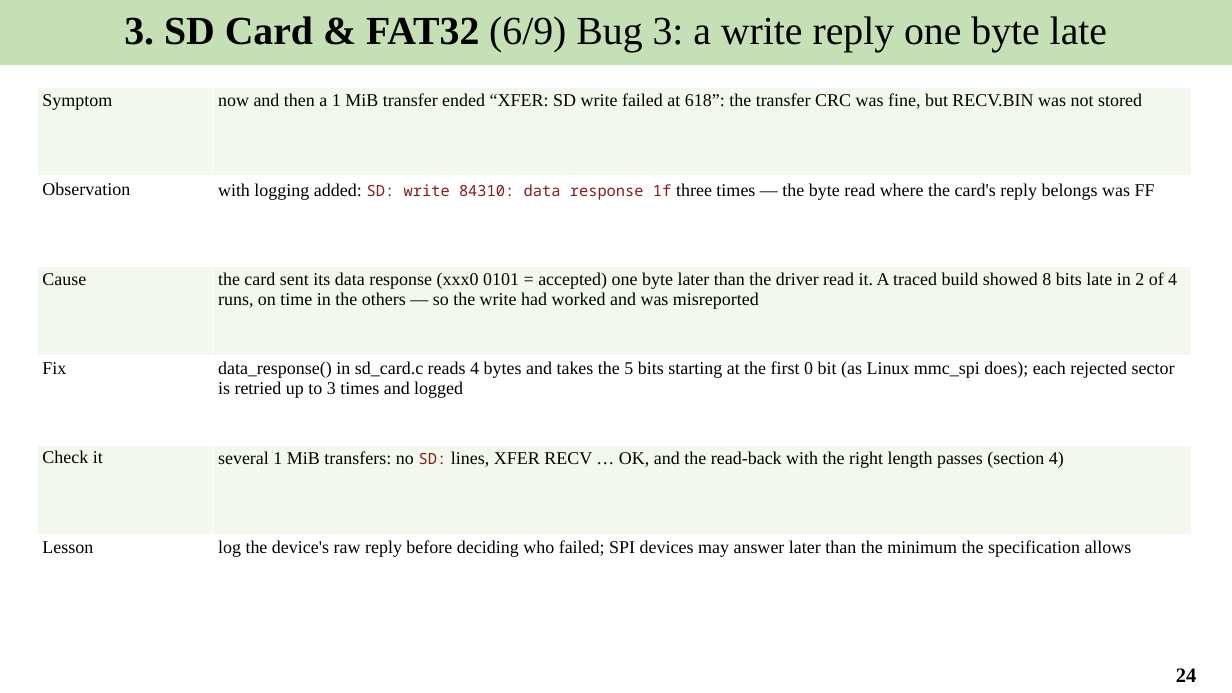
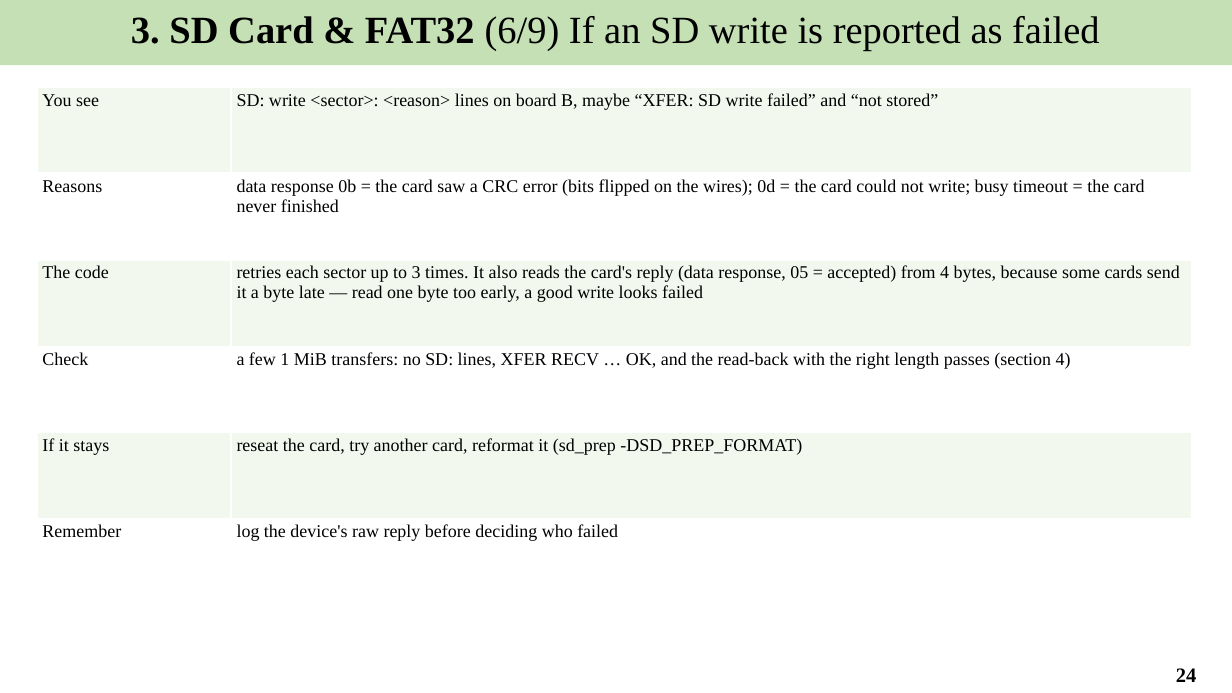
Before and after one commit to Khaiduy/chipyard-edhoc, a slide deck: slide 24 of fpga/sw/export/docs/slides/05_Secure_file_transfer_and_results.pptx. Drawn at 1232x693 pixels with LibreOffice and Linux fonts; fonts in the diff are those of the drawing. Boxes give left, top, right and bottom in pixels: in the first picture for what was removed or moved away, otherwise in the second. Text is boxed around its words. In the diff, an @@ line names an element or a change of style, - is before the commit and + after.

```diff
--- a/fpga/sw/export/docs/slides/05_Secure_file_transfer_and_results.pptx
+++ b/fpga/sw/export/docs/slides/05_Secure_file_transfer_and_results.pptx
@@ text in rectangle at [131,16,1099,51]: text changed; size 31 to 30 pt @@
-3. SD Card & FAT32 (6/9) Bug 3: a write reply one byte late
+3. SD Card & FAT32 (6/9) If an SD write is reported as failed
@@ table at [37,88,1192,605] @@
-row 1, column 1: Symptom
+row 1, column 1: You see
-row 1, column 2: now and then a 1 MiB transfer ended “XFER: SD write failed at 618”: the transfer CRC was fine, but RECV.BIN was not stored
+row 1, column 2: SD: write <sector>: <reason> lines on board B, maybe “XFER: SD write failed” and “not stored”
-row 2, column 1: Observation
+row 2, column 1: Reasons
-row 2, column 2: with logging added: SD: write 84310: data response 1f three times — the byte read where the card's reply belongs was FF
+row 2, column 2: data response 0b = the card saw a CRC error (bits flipped on the wires); 0d = the card could not write; busy timeout = the card never finished
-row 3, column 1: Cause
+row 3, column 1: The code
-row 3, column 2: the card sent its data response (xxx0 0101 = accepted) one byte later than the driver read it. A traced build showed 8 bits late in 2 of 4 runs, on time in the others — so the write had worked and was misreported
+row 3, column 2: retries each sector up to 3 times. It also reads the card's reply (data response, 05 = accepted) from 4 bytes, because some cards send it a byte late — read one byte too early, a good write looks failed
-row 4, column 1: Fix
+row 4, column 1: Check
-row 4, column 2: data_response() in sd_card.c reads 4 bytes and takes the 5 bits starting at the first 0 bit (as Linux mmc_spi does); each rejected sector is retried up to 3 times and logged
+row 4, column 2: a few 1 MiB transfers: no SD: lines, XFER RECV … OK, and the read-back with the right length passes (section 4)
-row 5, column 1: Check it
+row 5, column 1: If it stays
-row 5, column 2: several 1 MiB transfers: no SD: lines, XFER RECV … OK, and the read-back with the right length passes (section 4)
+row 5, column 2: reseat the card, try another card, reformat it (sd_prep -DSD_PREP_FORMAT)
-row 6, column 1: Lesson
+row 6, column 1: Remember
-row 6, column 2: log the device's raw reply before deciding who failed; SPI devices may answer later than the minimum the specification allows
+row 6, column 2: log the device's raw reply before deciding who failed
```
Also in this commit, not shown: 23 other slides changed, 4 slides added, 7 slides removed, 13 other files.
